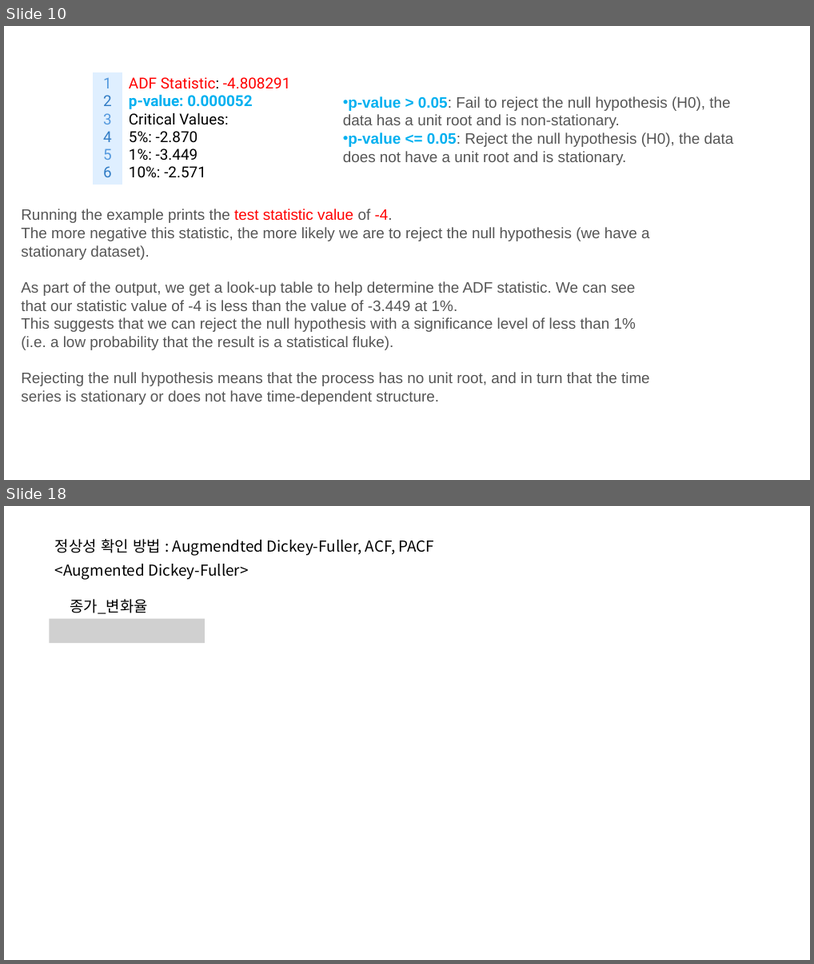
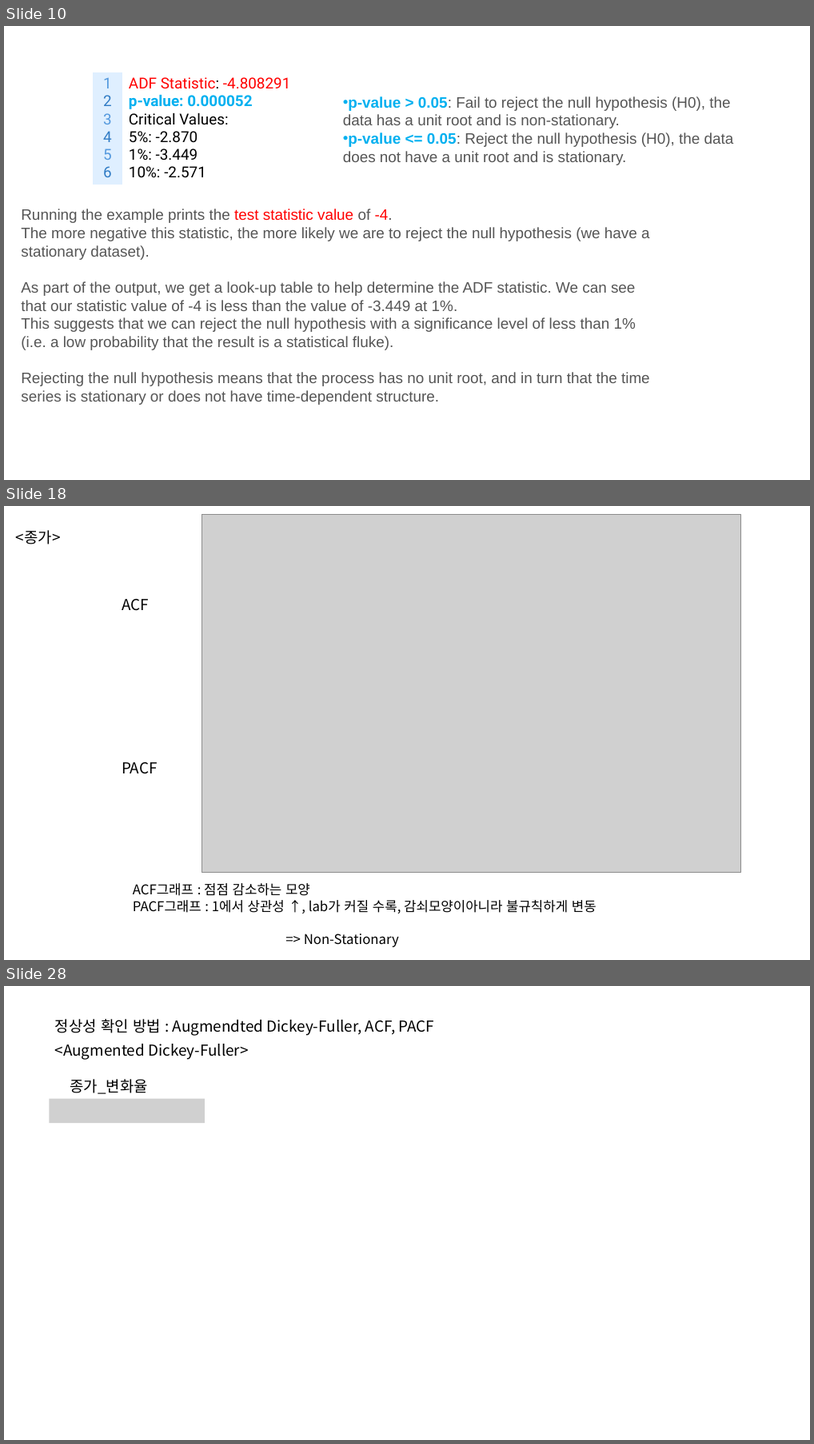
Before and after one commit to ejihoon6065/Project_TurnAround, a slide deck: YG엔터주분석/멘토님미팅발표자료/ARIMA모델_ppt2.pptx. Shown one above the other, each under a label of ours: slides 10 and 18 before the commit, slides 10, 18 and 28 after it; the slides between them are not shown. The pictures are 814x964 and 814x1444 pixels, drawn with LibreOffice and Linux fonts; fonts in the diff are those of the drawing; grey boxes stand for pictures. Boxes give left, top, right and bottom in pixels: in the first picture for what was removed or moved away, otherwise in the second. Text is boxed around its words. In the diff, an @@ line names an element or a change of style, - is before the commit and + after.

```diff
--- a/YG엔터주분석/멘토님미팅발표자료/ARIMA모델_ppt2.pptx
+++ b/YG엔터주분석/멘토님미팅발표자료/ARIMA모델_ppt2.pptx
@@ slide 18 added at <box>4,506,810,960</box>, background #FFFFFF @@
@@ picture added at <box>202,515,742,872</box> @@
@@ text added at <box>16,530,61,544</box>, 18 pt, text #000000 @@
+<종가>
@@ text added at <box>122,599,149,611</box>, 18 pt, text #000000 @@
+ACF
@@ text added at <box>122,762,158,774</box>, 18 pt, text #000000 @@
+PACF
@@ text added at <box>133,883,597,913</box>, 16 pt, text #000000 @@
+ACF그래프 : 점점 감소하는 모양
+PACF그래프 : 1에서 상관성 ↑, lab가 커질 수록, 감쇠모양이아니라 불규칙하게 변동
@@ text added at <box>304,933,399,947</box>, 16 pt, text #000000 @@
+=> Non-Stationary
@@ what was slide 18 is now slide 28 @@
```
Also in this commit, not shown: 8 slides changed, 9 other slides added, 5 slides removed, 8 other files.
